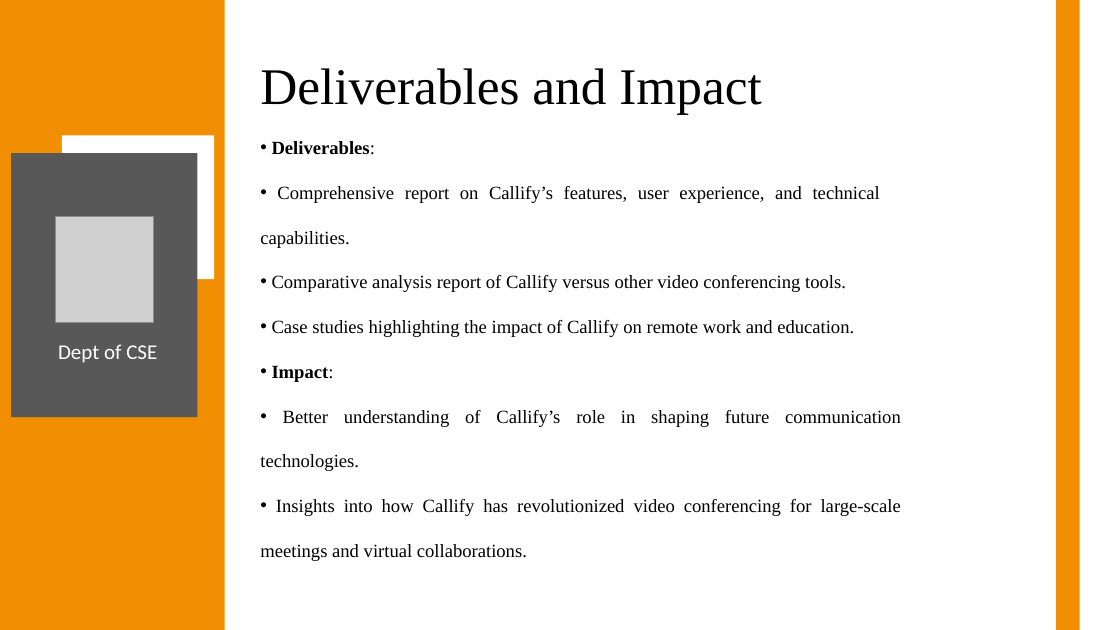
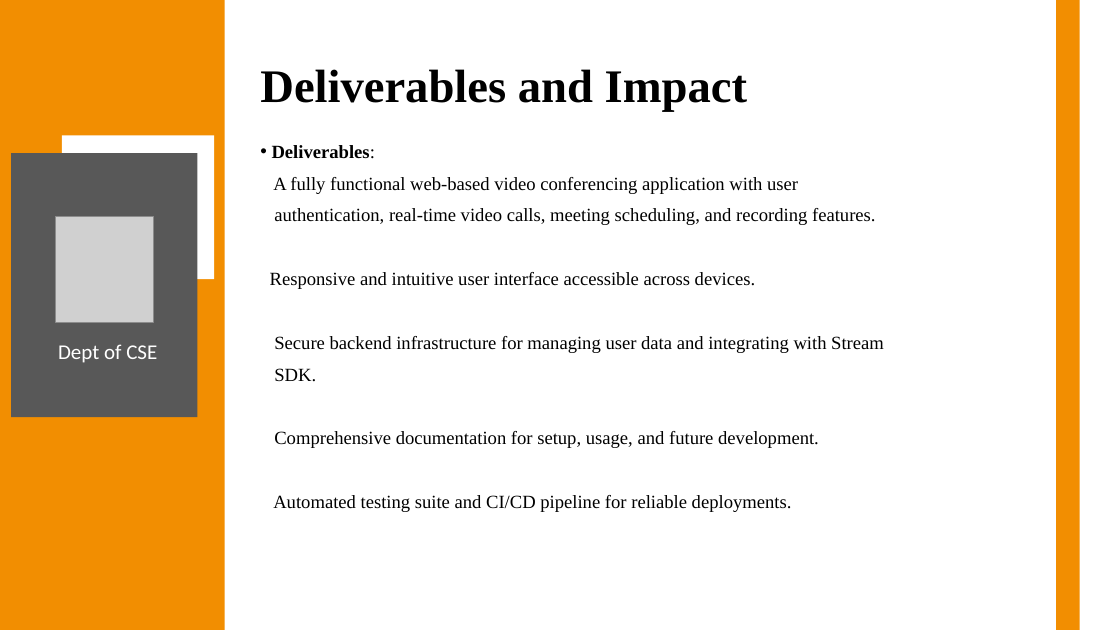
Before and after one commit to Anish202020/7th-Semester, a slide deck: slide 11 of Report & PPT/Project Work/Ppt/Callify Synopsis.pptx (slide 7 before the commit). Drawn at 1120x630 pixels with LibreOffice and Linux fonts; fonts in the diff are those of the drawing; grey boxes stand for pictures. Boxes give left, top, right and bottom in pixels: in the first picture for what was removed or moved away, otherwise in the second. Text is boxed around its words. In the diff, an @@ line names an element or a change of style, - is before the commit and + after.

```diff
--- a/Report & PPT/Project Work/Ppt/Callify Synopsis.pptx
+++ b/Report & PPT/Project Work/Ppt/Callify Synopsis.pptx
@@ title "Deliverables and Impact" at (260,69,747,112): size 44 to 40 pt, bold on @@
@@ text at (270,177,884,512): text changed @@
-• Comprehensive report on Callify’s features, user experience, and technical capabilities.
-• Comparative analysis report of Callify versus other video conferencing tools.
-• Case studies highlighting the impact of Callify on remote work and education.
-• Impact:
-• Better understanding of Callify’s role in shaping future communication technologies.
-• Insights into how Callify has revolutionized video conferencing for large-scale meetings and virtual collaborations.
+A fully functional web-based video conferencing application with user
+authentication, real-time video calls, meeting scheduling, and recording features.
+Responsive and intuitive user interface accessible across devices.
+Secure backend infrastructure for managing user data and integrating with Stream
+SDK.
+Comprehensive documentation for setup, usage, and future development.
+Automated testing suite and CI/CD pipeline for reliable deployments.
```
Also in this commit, not shown: 17 other slides changed, 7 slides added.
